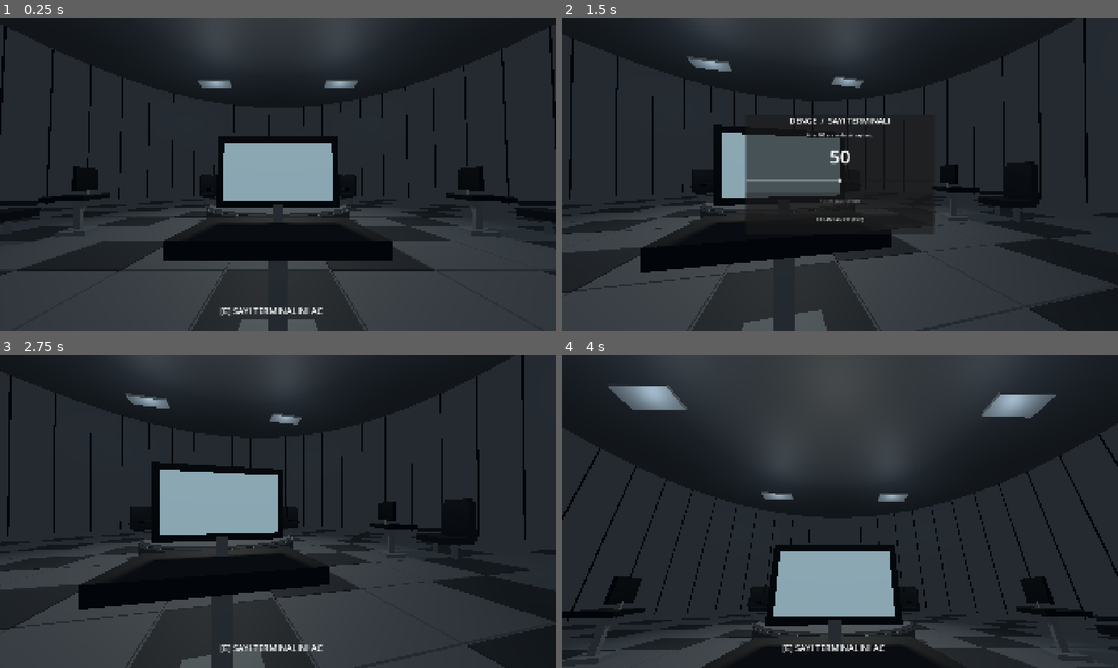
Above: before the commit, frames 1-4 (two rows, left to right).
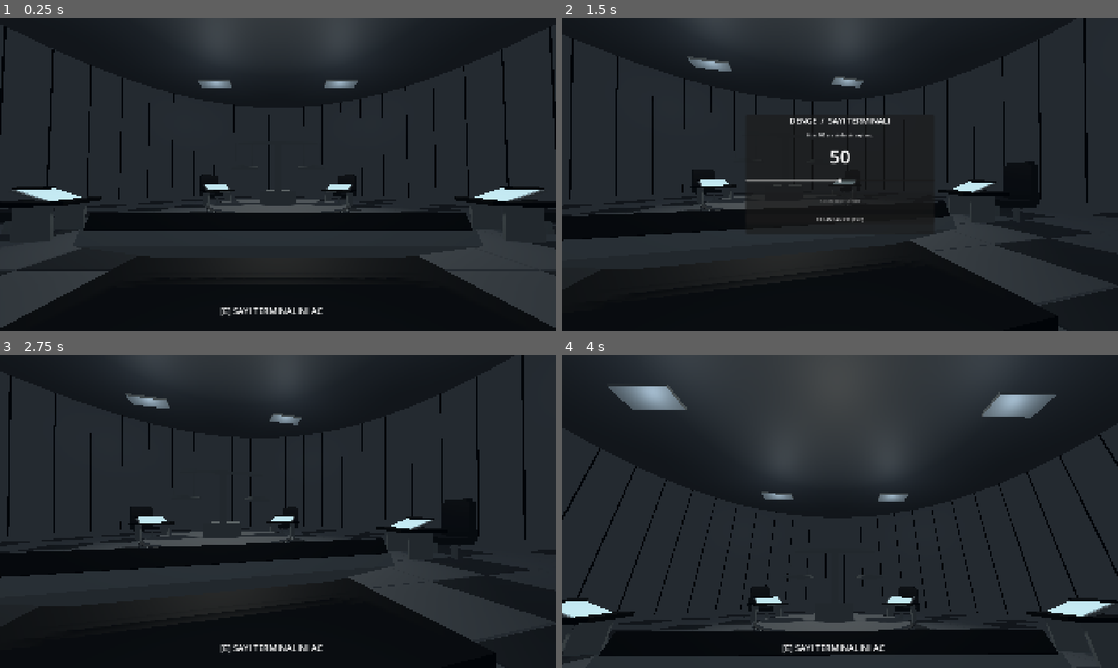
Above: after the commit, the same moments.

Repository: SerkanAydin06/DENGE
Game: Godot game, scene res://scenes/game_room.tscn
Two runs of this game, one before a commit and one after it. Both use one fixed random seed, a clock stepped at 60 frames per second and the inputs below.
Inputs (mouse positions are in pixels of both pictures, inside the frame that each line leads up to):
- Up to frame 1 (0.25 s): no input
- Up to frame 2 (1.5 s): tap Enter at 0.5 s; move the mouse to (867, 174) at 0.52 s; tap E at 0.6 s; click (867, 174) at 0.67 s; click "SAYIYI KILITLE" at 1.25 s
- Up to frame 3 (2.75 s): click "EKRANDAN CIK (ESC)" at 2 s
- Up to frame 4 (4 s): tap Space at 2.75 s; move the mouse to (812, 511) at 2.77 s; tap E at 2.85 s; click (812, 511) at 2.92 s; click "EKRANDAN CIK (ESC)" at 3.5 s

The runs differ from the first frame. In frame 1, 30% of the frame differs, in the area x 0-100%, y 37-100%; in frame 2, 27%; in frame 3, 30%, in the area x 0-90%, y 34-100%; in frame 4, 15%.

Commit message:
Build close angled touchscreen desks around circular room

Diff:
--- a/scripts/game_room.gd
+++ b/scripts/game_room.gd
@@ -151,14 +151,19 @@
 		for side in [-1.0, 1.0]:
 			box_part("Armrest_%s" % str(side), Vector3(side * 0.75, 1.02, 0.7), Vector3(0.17, 0.15, 1.05), leather, root)
 			box_part("ChairLeg_%s" % str(side), Vector3(side * 0.52, 0.34, 0.72), Vector3(0.14, 0.68, 0.14), metal, root)
-		# Ayri, kosesi belirgin sehpa.
-		box_part("PedestalBase", Vector3(0, 0.10, -1.4), Vector3(0.85, 0.13, 0.76), metal, root)
-		box_part("PedestalStem", Vector3(0, 0.65, -1.4), Vector3(0.20, 1.12, 0.19), metal, root)
-		box_part("RectangularTable", Vector3(0, 1.24, -1.4), Vector3(1.7, 0.15, 1.05), black, root)
-		# Oyuncuya bakan dik PC monitoru.
-		box_part("MonitorStand", Vector3(0, 1.40, -1.58), Vector3(0.12, 0.24, 0.12), metal, root)
-		box_part("MonitorBody", Vector3(0, 1.86, -1.58), Vector3(1.30, 0.77, 0.10), black, root)
-		box_part("MonitorScreen", Vector3(0, 1.86, -1.516), Vector3(1.15, 0.62, 0.018), screen, root)
+		# Oyuncunun hemen onundeki genis, kose hatli kontrol masasi.
+		box_part("DeskSupportLeft", Vector3(-0.83, 0.57, -0.75), Vector3(0.12, 1.12, 0.85), metal, root)
+		box_part("DeskSupportRight", Vector3(0.83, 0.57, -0.75), Vector3(0.12, 1.12, 0.85), metal, root)
+		box_part("DeskTop", Vector3(0, 1.12, -0.75), Vector3(2.15, 0.13, 1.65), black, root)
+		# Referanstaki gibi masaya gomulu, oyuncuya dogru yatirilmis ekran.
+		var console := Node3D.new()
+		console.name = "AngledTouchConsole"
+		console.position = Vector3(0, 1.28, -0.76)
+		console.rotation_degrees.x = -24.0
+		root.add_child(console)
+		box_part("TouchHousing", Vector3.ZERO, Vector3(1.75, 0.07, 1.13), metal, console)
+		box_part("TouchScreen", Vector3(0, 0.048, 0), Vector3(1.58, 0.02, 0.96), screen, console)
+		box_part("TouchEdge", Vector3(0, 0.07, 0.55), Vector3(1.7, 0.08, 0.05), black, console)
 
 func _build_lighting() -> void:
 	var world := WorldEnvironment.new()
